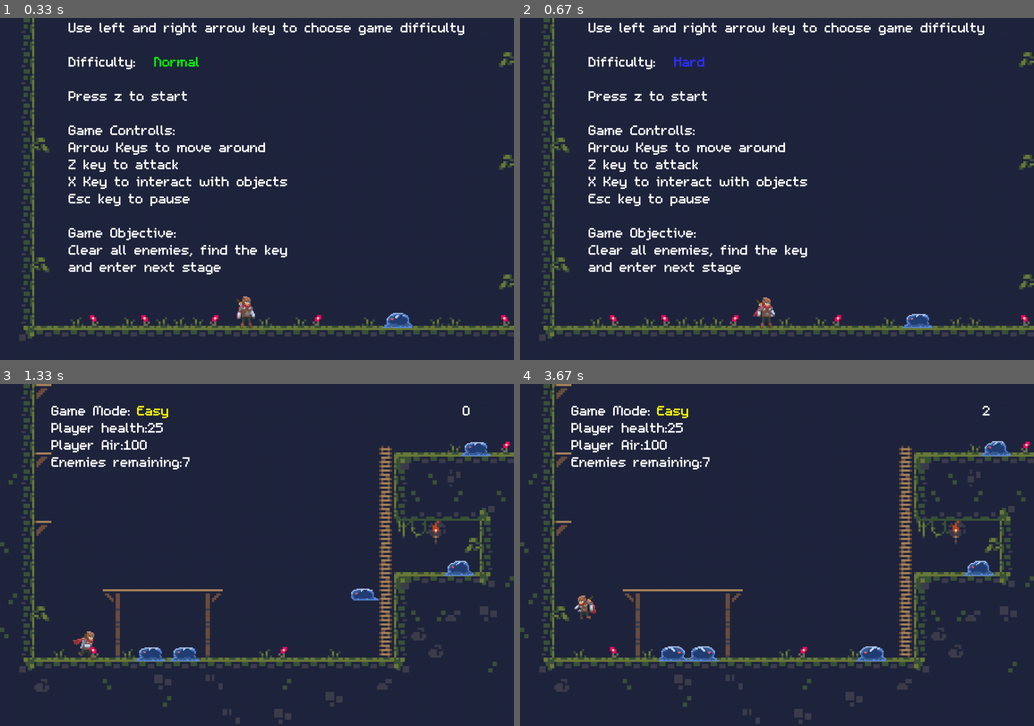
Above: before the commit, frames 1-4 (two rows, left to right).
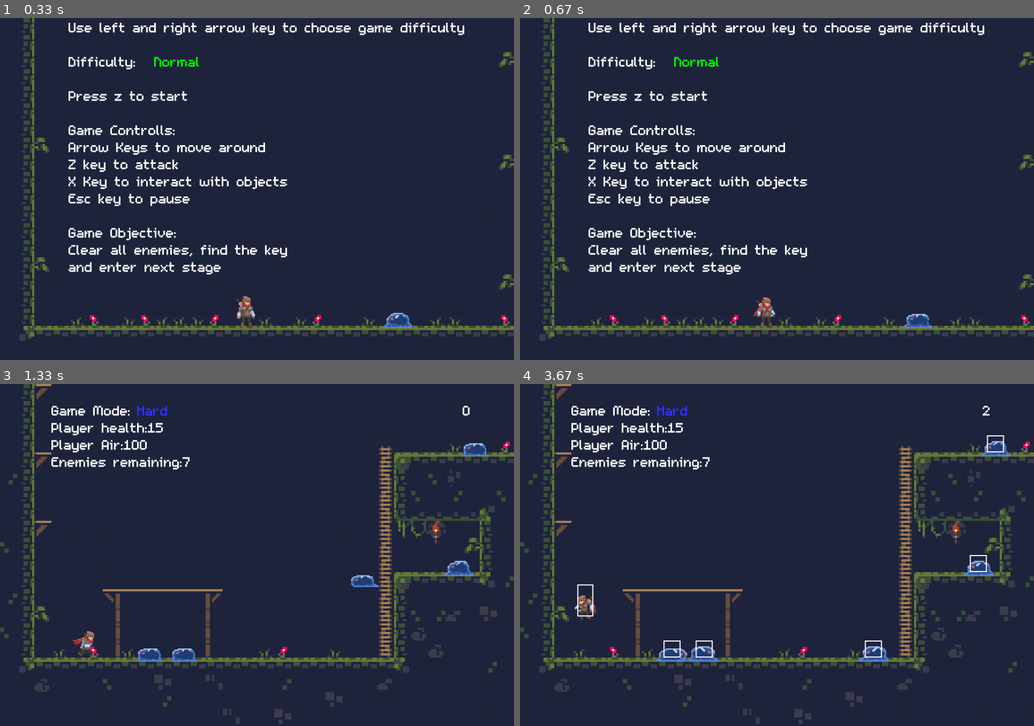
Above: after the commit, the same moments.

Repository: ArthurC13/A-Level-Project-Arthur-Chen
Game: pygame game, started from A level Project.py
The game is run twice, just before and just after one commit, with the same random seed, the same clock (stepped at 60 frames per second) and the same inputs.
Inputs:
- Up to frame 1 (0.33 s): no input
- Up to frame 2 (0.67 s): hold 0 from 0.33 s (still down); hold Right from 0.33 s (still down)
- Up to frame 3 (1.33 s): release 0 at 0.8 s; release Right at 0.8 s; tap Z at 0.83 s; hold Right from 1.17 s (still down)
- Up to frame 4 (3.67 s): release Right at 1.63 s; hold Up 1.67-1.97 s; tap 2 at 1.82, 3.22 s; hold Right 2-2.47 s; tap 3 at 2.15, 3.65 s; hold Left 2.5-3.03 s; hold Left 3.07-3.47 s; hold Up from 3.5 s (still down)

Frame 1 is identical in both runs. In frame 2, 0.1% of the frame differs, in the area x 30-39%, y 11-15%; in frame 3, 0.7%; in frame 4, 0.7%, in the area x 11-95%, y 6-82%.

Commit message:
change key detection again

Diff:
--- a/A level Project.py
+++ b/A level Project.py
@@ -1175,7 +1175,7 @@
         for event in pygame.event.get():
             if event.type == pygame.QUIT:
                 self.exit_game()
-            if event.type == pygame.KEYDOWN:
+            if event.type == pygame.KEYUP:
                 if event.key == pygame.K_0:
                     self.tools_reset()
                 if event.key == pygame.K_1:
